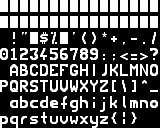
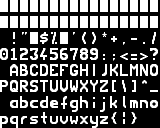
Layered file, before and after one edit (160px x 128px). Changes by layer:
renamed "FONT0.bmp" to "font", painted on it over (x1=43, y1=32, x2=146, y2=76)
